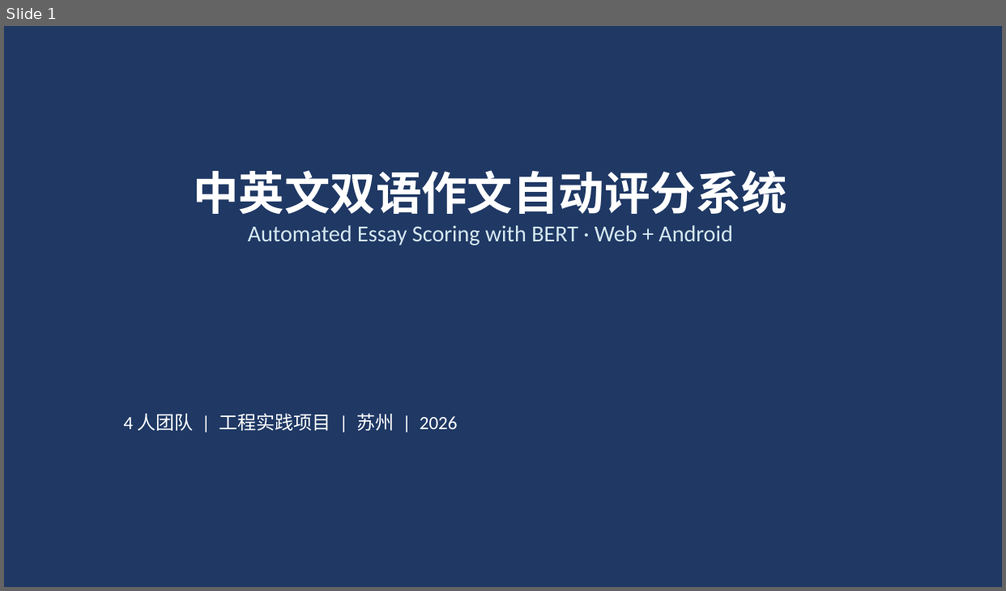
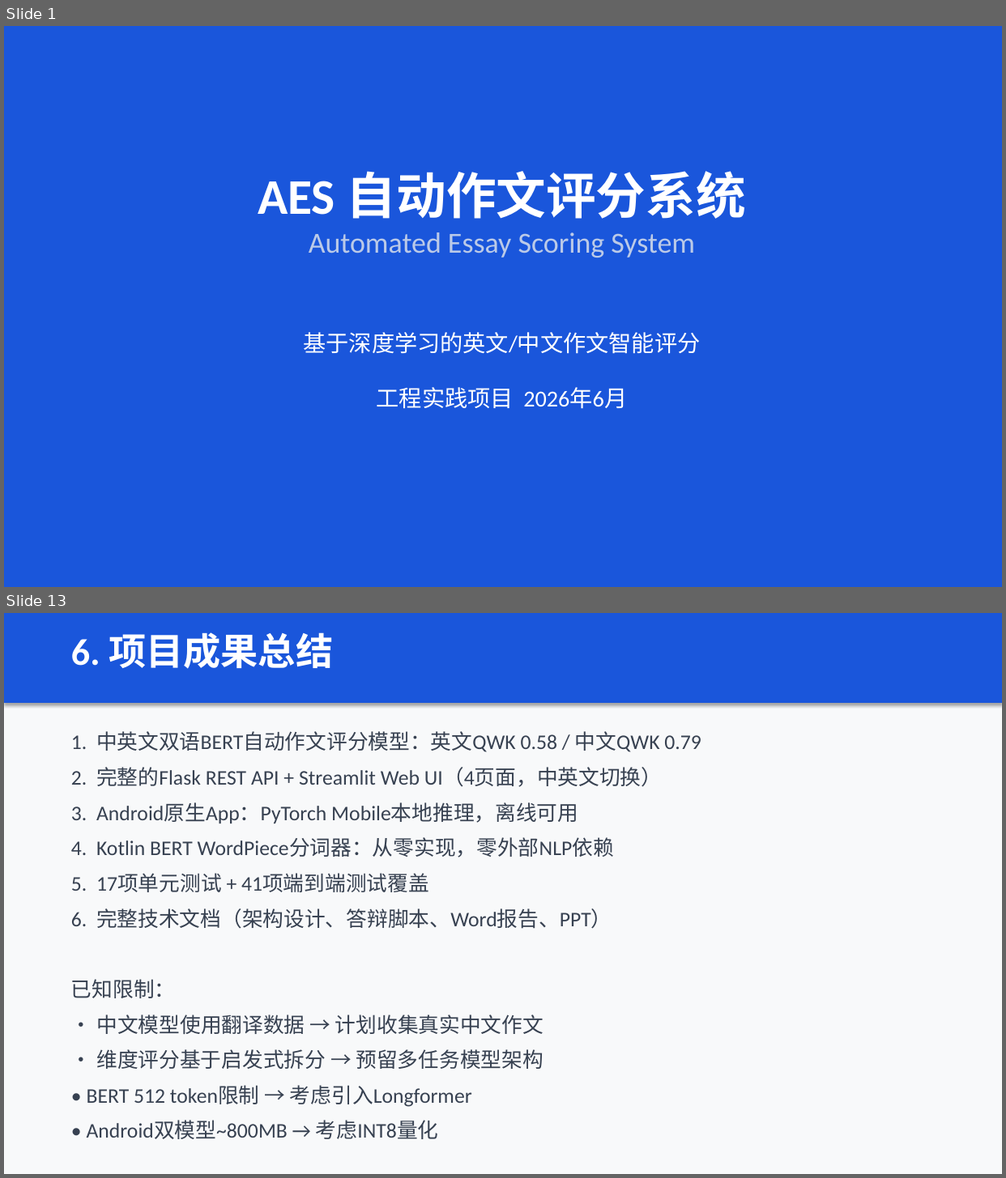
Before and after one commit to Dearsilly/lab, a slide deck: doc/AES_答辩PPT.pptx. Shown one above the other, each under a label of ours: slide 1 before the commit, slides 1 and 13 after it; the slides between them are not shown. The pictures are 1006x591 and 1006x1178 pixels, drawn with LibreOffice and Linux fonts; fonts in the diff are those of the drawing. Boxes give left, top, right and bottom in pixels: in the first picture for what was removed or moved away, otherwise in the second. Text is boxed around its words. In the diff, an @@ line names an element or a change of style, - is before the commit and + after.

Commit message:
docs: regenerate defense Word report and PPT with updated content

```diff
--- a/doc/AES_答辩PPT.pptx
+++ b/doc/AES_答辩PPT.pptx
@@ slide 13 added at (4, 613, 1002, 1174), background #F8F9FA @@
@@ rectangle added at (4, 613, 1002, 703), fill #1A56DB @@
@@ text added at (71, 632, 333, 669), 36 pt, text #FFFFFF, bold @@
+6. 项目成果总结
@@ text added at (71, 731, 701, 1107), 20 pt, text #374151 @@
+1. 中英文双语BERT自动作文评分模型：英文QWK 0.58 / 中文QWK 0.79
+2. 完整的Flask REST API + Streamlit Web UI（4页面，中英文切换）
+3. Android原生App：PyTorch Mobile本地推理，离线可用
+4. Kotlin BERT WordPiece分词器：从零实现，零外部NLP依赖
+5. 17项单元测试 + 41项端到端测试覆盖
+6. 完整技术文档（架构设计、答辩脚本、Word报告、PPT）
+已知限制：
+• 中文模型使用翻译数据 → 计划收集真实中文作文
+• 维度评分基于启发式拆分 → 预留多任务模型架构
+• BERT 512 token限制 → 考虑引入Longformer
+• Android双模型~800MB → 考虑INT8量化
@@ slide 1 changed as well @@
@@ background #1F3864 to #1A56DB @@
@@ text at (258, 171, 746, 258): text changed; size 22 to 28 pt; text colour #D5E8F0 to #BBCAE8 @@
-中英文双语作文自动评分系统
-Automated Essay Scoring with BERT · Web + Android
+AES 自动作文评分系统
+Automated Essay Scoring System
@@ text at (303, 332, 700, 409): text changed; size 18 to 22 pt @@
-4 人团队 | 工程实践项目 | 苏州 | 2026
+基于深度学习的英文/中文作文智能评分
+工程实践项目 2026年6月
```
Also in this commit, not shown: 1 other slide changed, 10 other slides added, 11 slides removed, 3 other files.
